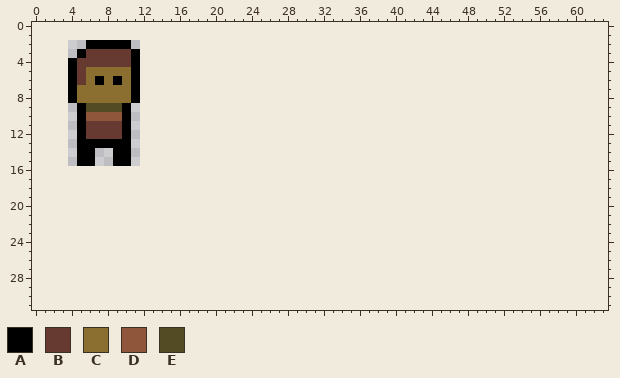
Pixel-art file, stored at art/zombie.aseprite. Above: the version before the commit.
8x14 pixels, 1 frame. Colours within 5 levels of each other are drawn and written as one. The old version is drawn lined up with the new one, on the new canvas.
Palette (. is transparent): A #000000  B #663931  C #8a6f30  D #8f563b  E #524b24
Pixels before, first column x 4:
 2 ..AAAAA.
 3 .ABBBBBA
 4 ABBBBBBA
 5 ABCCCCCA
 6 ABCACACA
 7 ACCCCCCA
 8 ACCCCCCA
 9 .AEEEEA.
10 .ADDDDA.
11 .ABBBBA.
12 .ABBBBA.
13 .AAAAAA.
14 .AA..AA.
15 .AA..AA.
After:
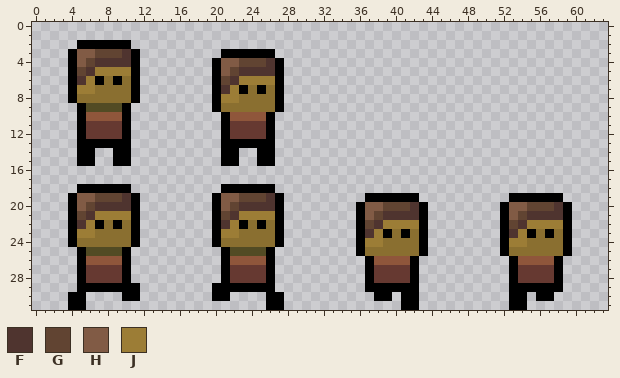
Colours new in this view: F #4f342f  G #614432  H #815b45  J #9c7d36
The exact change:
canvas 8x14 -> 64x32, the old top-left corner now at 4,2
Changed rows in their new state; - is an unchanged pixel.
first column x 4:
 2 -A------------------------------------------------------
 3 AHHGGGF----------AAAAAA---------------------------------
 4 -HGFFFF---------AHHGGGFA--------------------------------
 5 -GFJJJJ---------AHGFFFFA--------------------------------
 6 -FJ-------------AGFJJJJA--------------------------------
 7 -JJ-------------AFJACACA--------------------------------
 8 ----------------AJJCCCCA--------------------------------
 9 ----------------ACCCCCCA--------------------------------
10 -----------------ADDDDA---------------------------------
11 -----------------ABBBBA---------------------------------
12 -----------------ABBBBA---------------------------------
13 -----------------AAAAAA---------------------------------
14 -----------------AA--AA---------------------------------
15 -----------------AA--AA---------------------------------
18 -AAAAAA----------AAAAAA---------------------------------
19 AHHGGGFA--------AHHGGGFA---------AAAAAA----------AAAAAA-
20 AHGFFFFA--------AHGFFFFA--------AHHGGGFA--------AHHGGGFA
21 AGFJJJJA--------AGFJJJJA--------AHGFFFFA--------AHGFFFFA
22 AFJACACA--------AFJACACA--------AGFJJJJA--------AGFJJJJA
23 AJJCCCCA--------AJJCCCCA--------AFJACACA--------AFJACACA
24 ACCCCCCA--------ACCCCCCA--------AJJCCCCA--------AJJCCCCA
25 -AEEEEA----------AEEEEA---------ACCCCCCA--------ACCCCCCA
26 -ADDDDA----------ADDDDA----------ADDDDA----------ADDDDA-
27 -ABBBBA----------ABBBBA----------ABBBBA----------ABBBBA-
28 -ABBBBA----------ABBBBA----------ABBBBA----------ABBBBA-
29 -AAAAAAA--------AAAAAAA----------AAAAAA----------AAAAAA-
30 AA----AA--------AA----AA----------AA-AA----------AA-AA--
31 AA--------------------AA-------------AA----------AA-----
Changed places in both pictures, as pixel boxes (x1, y1, x2, y2):
changed: (68, 40, 131, 94)
added: (212, 49, 284, 310)
added: (68, 184, 140, 310)
added: (356, 193, 428, 310)
added: (500, 193, 572, 310)
